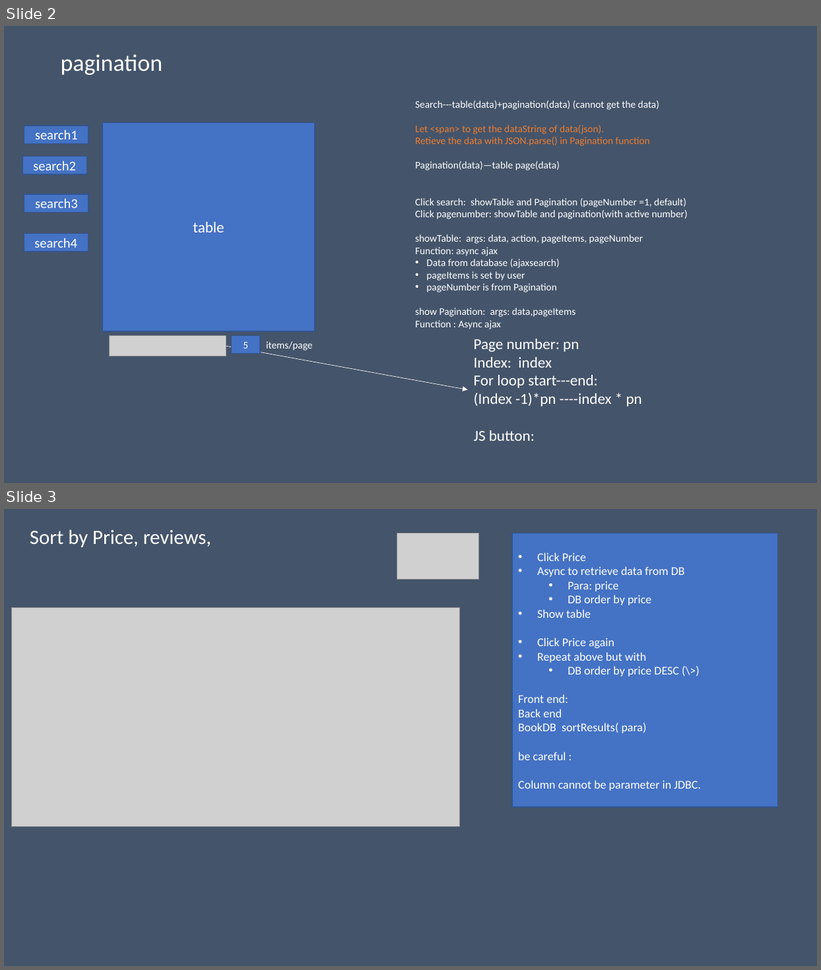
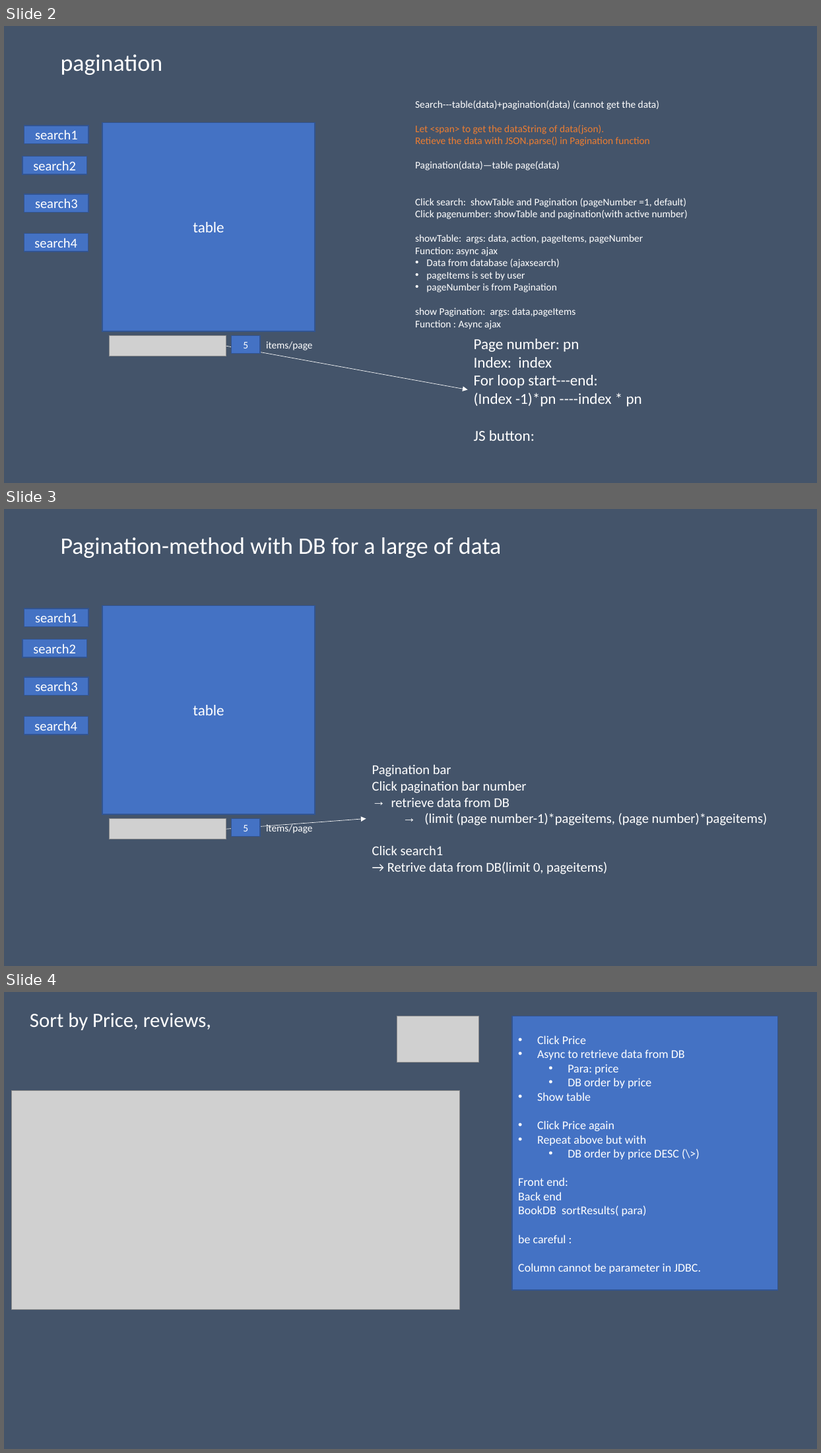
Before and after one commit to sherwinwater/bookstore, a slide deck: build/web/doc/business flow.pptx. Shown one above the other, each under a label of ours: slides 2 and 3 before the commit, slides 2, 3 and 4 after it. The pictures are 821x970 and 821x1453 pixels, drawn with LibreOffice and Linux fonts; fonts in the diff are those of the drawing; grey boxes stand for pictures. Boxes give left, top, right and bottom in pixels: in the first picture for what was removed or moved away, otherwise in the second. Text is boxed around its words. In the diff, an @@ line names an element or a change of style, - is before the commit and + after.

Commit message:
new pagination from DB directly

```diff
--- a/build/web/doc/business flow.pptx
+++ b/build/web/doc/business flow.pptx
@@ slide 3 added at (x1=4, y1=509, x2=817, y2=966), background #44546A @@
@@ title added at (x1=61, y1=537, x2=502, y2=558), 28 pt, text #FFFFFF @@
+Pagination-method with DB for a large of data
@@ rectangle added at (x1=102, y1=605, x2=315, y2=815), fill #4472C4, outline #325491 1 pt, 18 pt, text #FFFFFF @@
+table
@@ rectangle added at (x1=24, y1=609, x2=88, y2=626), fill #4472C4, outline #325491 1 pt, 16 pt, text #FFFFFF @@
+search1
@@ rectangle added at (x1=22, y1=640, x2=86, y2=658), fill #4472C4, outline #325491 1 pt, 16 pt, text #FFFFFF @@
+search2
@@ rectangle added at (x1=24, y1=677, x2=88, y2=696), fill #4472C4, outline #325491 1 pt, 16 pt, text #FFFFFF @@
+search3
@@ rectangle added at (x1=24, y1=717, x2=88, y2=735), fill #4472C4, outline #325491 1 pt, 16 pt, text #FFFFFF @@
+search4
@@ text added at (x1=372, y1=764, x2=768, y2=875), 16 pt, text #FFFFFF @@
+Pagination bar
+Click pagination bar number
+→ retrieve data from DB
+  → (limit (page number-1)*pageitems, (page number)*pageitems)
+Click search1
+→ Retrive data from DB(limit 0, pageitems)
@@ picture added at (x1=109, y1=819, x2=226, y2=840) @@
@@ arrow added from (226, 829) to (366, 819), #FFFFFF 0.5 pt @@
@@ rectangle added at (x1=232, y1=819, x2=260, y2=836), fill #4472C4, outline #325491 1 pt, 12 pt, text #FFFFFF @@
+5
@@ text added at (x1=266, y1=823, x2=313, y2=834), 12 pt, text #FFFFFF @@
+items/page
@@ what was slide 3 is now slide 4 @@
```
Also in this commit, not shown: 33 other files.
